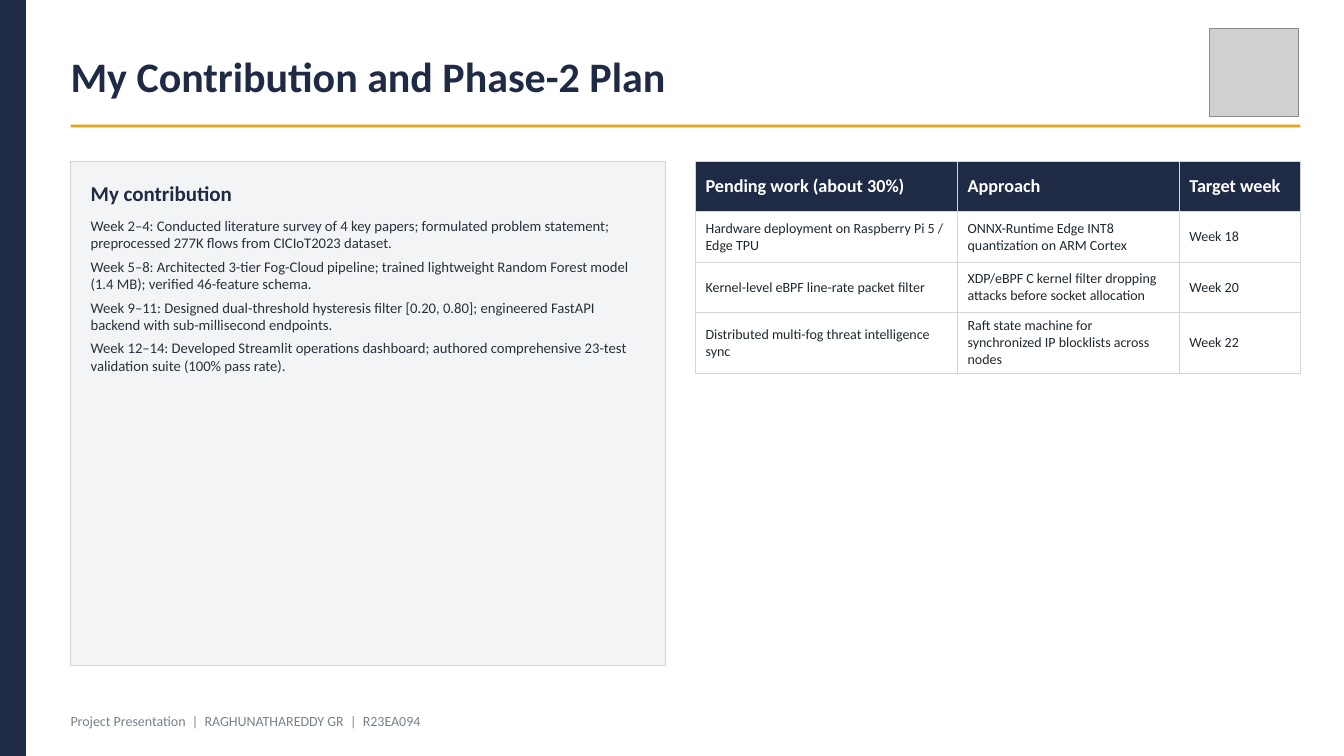
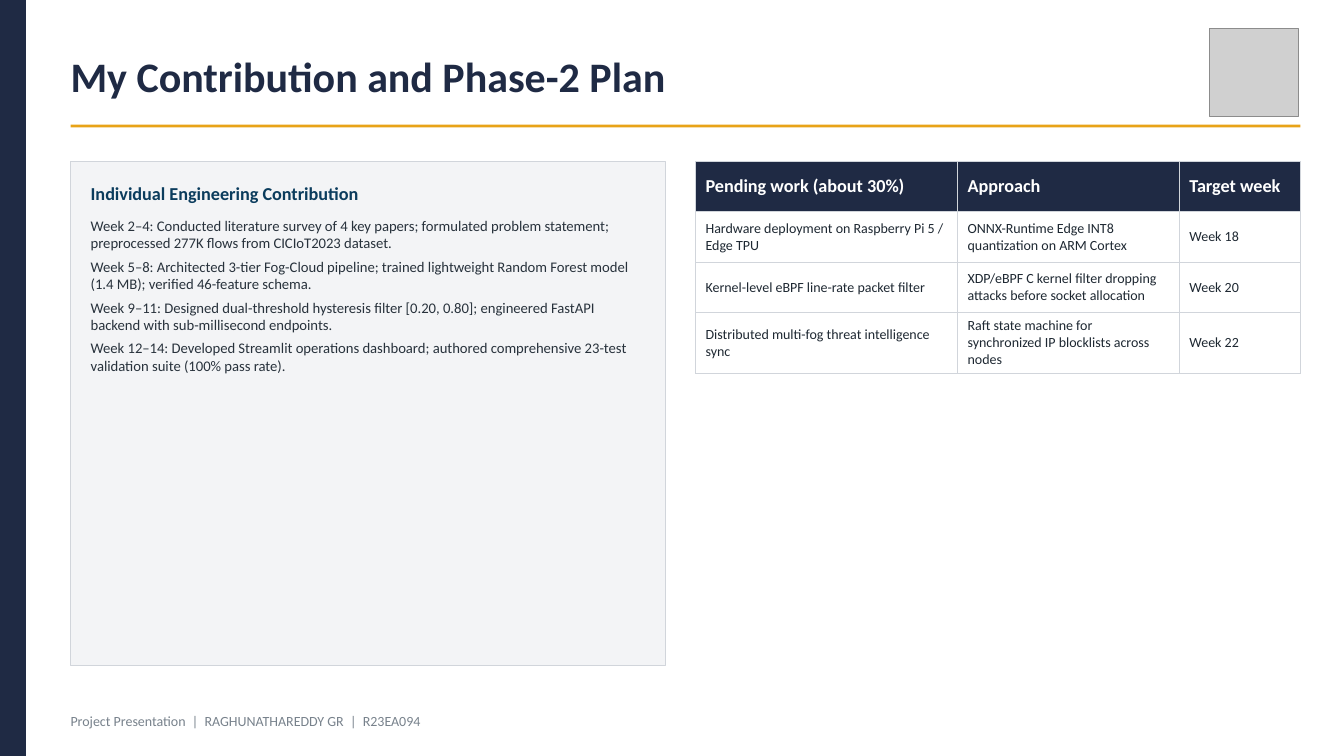
Before and after one commit to Raghunath2604/RIO_PROJECT-SMART_CITY-, a slide deck: slide 11 of docs/Project_Presentation_R23EA094.pptx. Drawn at 1344x756 pixels with LibreOffice and Linux fonts; fonts in the diff are those of the drawing; grey boxes stand for pictures. Boxes give left, top, right and bottom in pixels: in the first picture for what was removed or moved away, otherwise in the second. Text is boxed around its words. In the diff, an @@ line names an element or a change of style, - is before the commit and + after.

```diff
--- a/docs/Project_Presentation_R23EA094.pptx
+++ b/docs/Project_Presentation_R23EA094.pptx
@@ text at [91,187,359,203]: text changed; size 15 to 13 pt; text colour #1F2A44 to #0B3C5D @@
-My contribution
+Individual Engineering Contribution
```
Also in this commit, not shown: 8 other slides changed, 9 other files.
